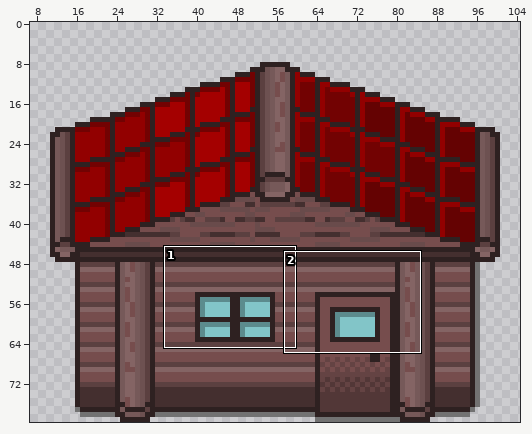
File history of a sprite sheet, Fantasy Balkan Simulator/sprites/red_house_sprite/e0cb4e86-c139-4fd1-8bc5-9cdabbe930b4.png. Above: a wide view before the commit, with the close-up outlined.
Close-up. Before the commit:
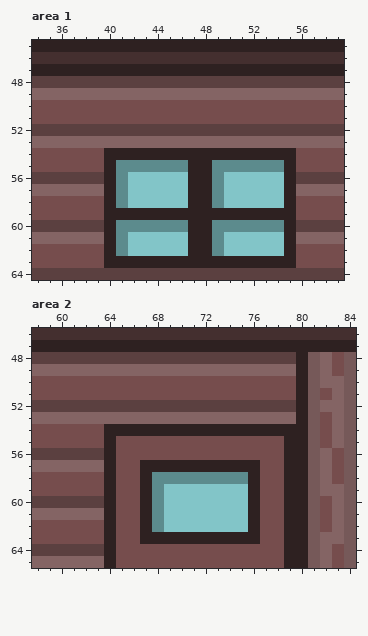
The file is 112x80 pixels. Shown: area 1: x 34..59, y 45..64; area 2: x 58..84, y 46..65. The wide view leaves out empty margins. The commit also changed other parts of the picture, which this record leaves out.
New version:
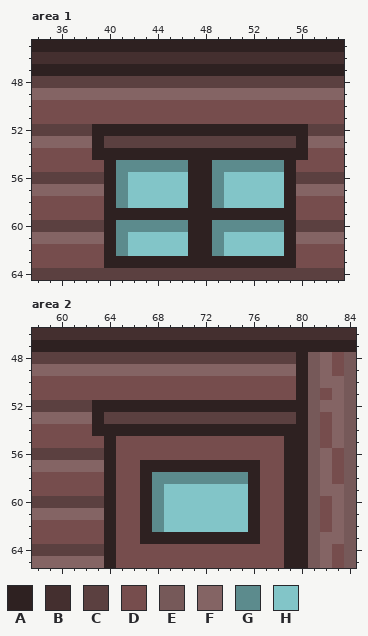
Palette (. is transparent): A #2e2121  B #442f2f  C #5b4040  D #764d4d  E #765959  F #846464  G #5c8b8d  H #82c5c8
What changed:
Area 1:
The author changed colour C to colour A in row 52 at x 39 to 56.
The author changed colour D to colour A in row 54 at x 39 and 56.
The author changed colour F to colour A in row 53 at x 39 and 56.
The author changed colour F to colour C in row 53 at x 40 to 55.
Area 2:
The author changed colour C to colour A in row 52 at x 63 to 79.
The author changed colour D to colour A in row 54 at x 63.
The author changed colour F to colour A in row 53 at x 63.
The author changed colour F to colour C in row 53 at x 64 to 79.
Where, in picture pixels (left, top, right, bottom), the same in both close-ups:
changed: (92, 124, 308, 160)
changed: (92, 400, 296, 436)
